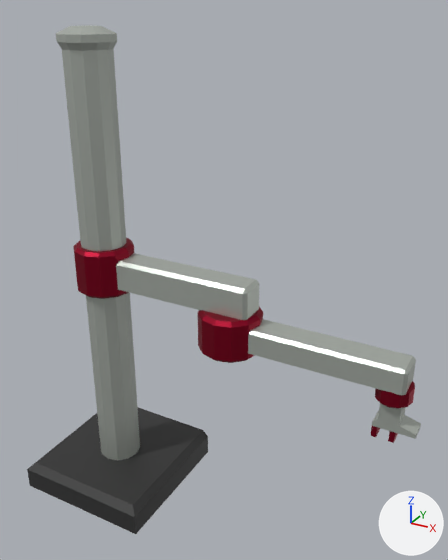
Renders of the glTF model frontend/public/models/roboarm.glb from each side of a commit.
Camera for both pictures: a 50 mm lens placed at (2.54, -2.98, 3.28), pointed at (0.85, 0.09, 1.74). Lighting does not change. The marker at lower right points along +X, +Y and +Z. The older version comes first. Where no turn or scale is listed for an object, it has been applied to the vertices.

Names of what the first picture shows: 'Cran', 'Gripper', 'Hand', 'Lift', 'Mast', 'basement'.
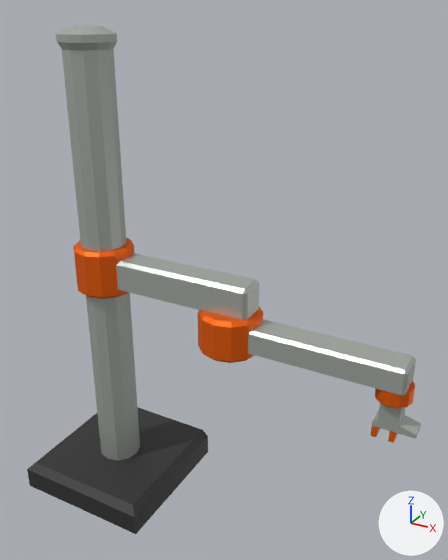
Edits to the bpy script that builds the scene:
```text
Change mat_plastic:
    mat_plastic.base_color: (0.277, 0.0, 0.0188) -> (0.929, 0.139, 0.0)  # red #900025 -> orange #f76800
    mat_plastic.metallic: 0.807 -> 0.522
```

Changed parts and their boxes [x1, y1, x2, y2] in the pictures (448 x 560 px):
'Cran', recoloured, surface changed: [198, 307, 413, 395] in both
'Lift', recoloured, surface changed (red to orange): [73, 238, 259, 320] in both
'Gripper', recoloured, surface changed (red to orange): [371, 381, 415, 437] in both
'Hand', recoloured, surface changed: [388, 431, 398, 443] in both
